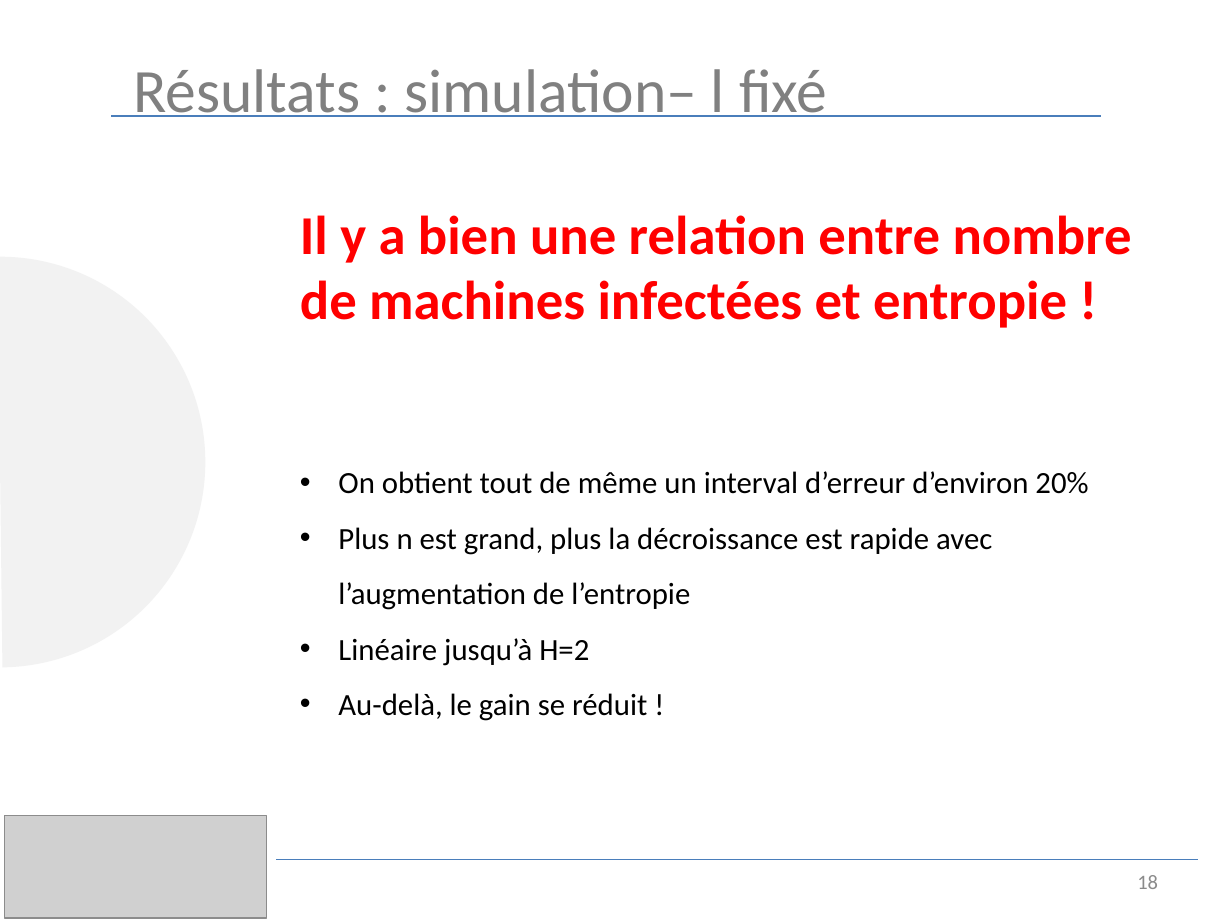
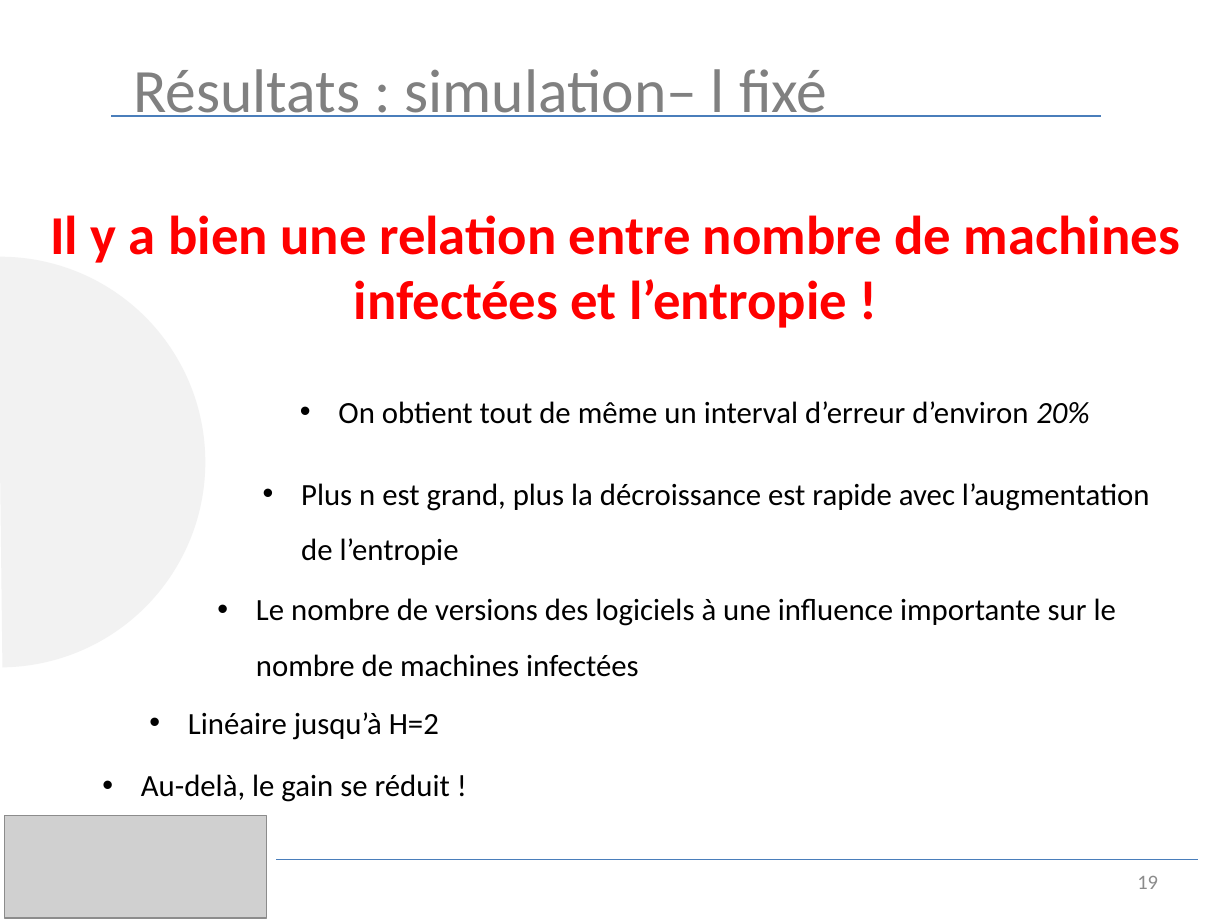
Before and after one commit to luinaudt/inf6422, a slide deck: slide 19 of lab3/presentation.pptx (slide 18 before the commit). Drawn at 1232x924 pixels with LibreOffice and Linux fonts; fonts in the diff are those of the drawing; grey boxes stand for pictures. Boxes give left, top, right and bottom in pixels: in the first picture for what was removed or moved away, otherwise in the second. Text is boxed around its words. In the diff, an @@ line names an element or a change of style, - is before the commit and + after.

```diff
--- a/lab3/presentation.pptx
+++ b/lab3/presentation.pptx
@@ text at (x1=50, y1=215, x2=1180, y2=328): text changed @@
-Il y a bien une relation entre nombre de machines infectées et entropie !
+Il y a bien une relation entre nombre de machines infectées et l’entropie !
@@ text "On obtient tout de même ..." moved from (x1=338, y1=471, x2=1088, y2=721) to (x1=338, y1=401, x2=1089, y2=424) @@
@@ text "On obtient tout de même ..." at (x1=338, y1=401, x2=1089, y2=424): italic on in "20%" @@
@@ text added at (x1=301, y1=483, x2=1150, y2=565), 18 pt, text #000000 @@
+• Plus n est grand, plus la décroissance est rapide avec l’augmentation de l’entropie
@@ text at (x1=338, y1=527, x2=992, y2=721): paragraphs removed @@
-• Plus n est grand, plus la décroissance est rapide avec l’augmentation de l’entropie
-• Linéaire jusqu’à H=2
-• Au-delà, le gain se réduit !
@@ text added at (x1=256, y1=598, x2=1116, y2=677), 18 pt, text #000000 @@
+• Le nombre de versions des logiciels à une influence importante sur le nombre de machines infectées
@@ text added at (x1=188, y1=712, x2=439, y2=740), 18 pt, text #000000 @@
+• Linéaire jusqu’à H=2
@@ text added at (x1=141, y1=774, x2=450, y2=802), 18 pt, text #000000 @@
+• Au-delà, le gain se réduit !
@@ page number at (x1=1137, y1=876, x2=1158, y2=889): text changed @@
-18
+19
```
Also in this commit, not shown: 18 other slides changed, 2 slides added, 1 slide removed.
